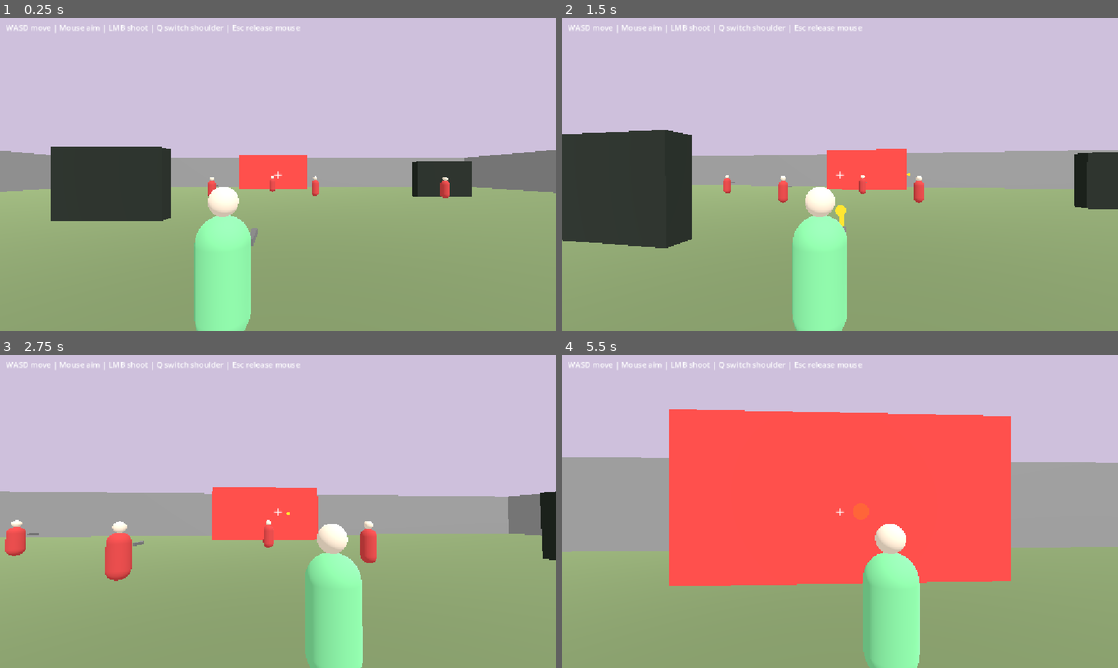
Above: before the commit, frames 1-4 (two rows, left to right).
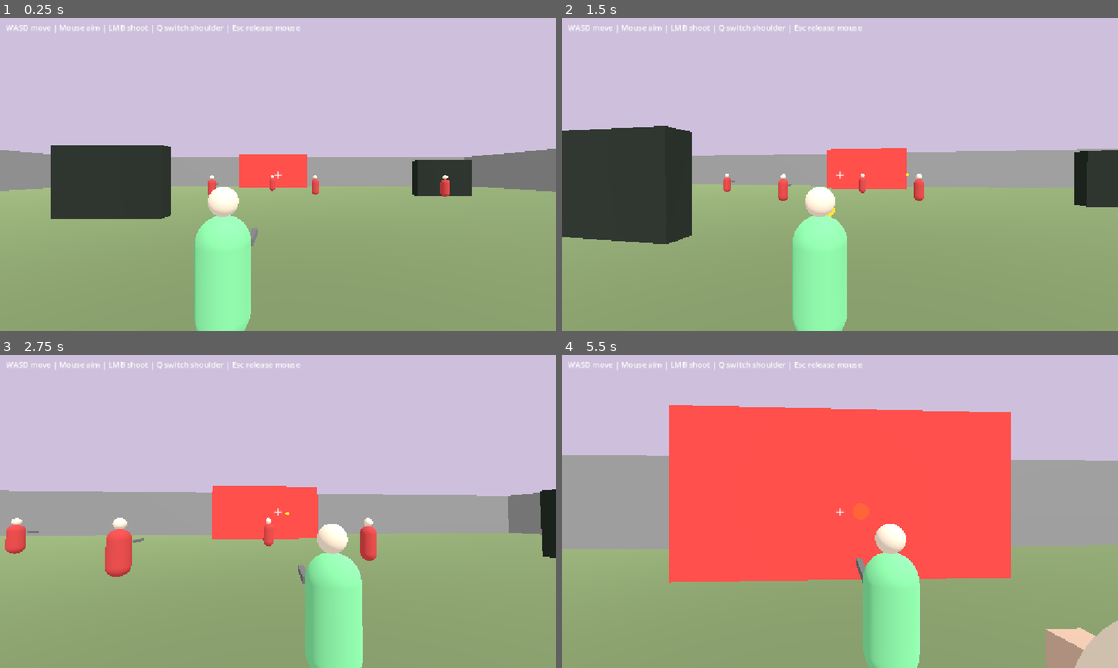
Above: after the commit, the same moments.

Repository: kyoumaru/game5-3d-shooter
Game: Godot game, scene res://main.tscn
Same seed, same stepped clock (60 frames per second), same inputs: the game is played once before the commit and once after it.
Inputs (mouse positions are in pixels of both pictures, inside the frame that each line leads up to):
- Up to frame 1 (0.25 s): no input
- Up to frame 2 (1.5 s): tap Enter at 0.5 s; move the mouse to (867, 174) at 0.52 s; hold W from 0.53 s (still down); tap Q at 0.6, 1.35 s; click (867, 174) at 0.67 s; move the mouse to (812, 174) at 1.27 s; click (812, 174) at 1.42 s
- Up to frame 3 (2.75 s): keep holding W; move the mouse to (289, 505) at 2.02 s; tap Q at 2.1 s; click (289, 505) at 2.17 s
- Up to frame 4 (5.5 s): keep holding W; move the mouse to (834, 517) at 2.77 s; tap Q every 0.75 s from 2.85 to 5.1 s; click (834, 517) at 2.92 s; move the mouse to (878, 514) at 3.52 s; click (878, 514) at 3.67 s; move the mouse to (795, 508) at 4.27 s; click (795, 508) at 4.42 s; move the mouse to (845, 511) at 5.02 s; click (845, 511) at 5.17 s

The runs differ from the first frame. In frame 1, 0.8% of the frame differs, in the area x 0-100%, y 40-65%; in frame 2, 1.2%; in frame 3, 1.1%; in frame 4, 3.5%, in the area x 0-100%, y 16-100%.

Commit message:
fixed bullets sometimes passing through obstruction; prevented falling through floor; fixed camera going below floor

Diff:
--- a/main.tscn
+++ b/main.tscn
@@ -62,7 +62,6 @@
 mesh = SubResource("BoxMesh_khk4l")
 
 [node name="CollisionShape3D" type="CollisionShape3D" parent="LevelGeometry/Floor" unique_id=383598832]
-transform = Transform3D(1, 0, 0, 0, 1, 0, 0, 0, 1, 1.6051123, 0.13215894, 1.1920929e-07)
 shape = SubResource("BoxShape3D_khk4l")
 
 [node name="WallSouth" type="StaticBody3D" parent="LevelGeometry" unique_id=1880185799]
--- a/player.gd
+++ b/player.gd
@@ -11,6 +11,9 @@
 const WORLD_MASK := 1
 const ENEMY_MASK := 2
 const SHOULDER_X := 0.8
+const MIN_PITCH := deg_to_rad(-60.0)
+# Keep the fixed camera arc above the floor, including its near clipping plane.
+const MAX_PITCH := deg_to_rad(45.0)
 
 var pitch := 0.0
 var shoulder_side := 1.0
@@ -22,6 +25,7 @@
 # Visual nodes linked from Player.tscn
 @onready var head: Node3D = $Head
 @onready var weapon: Node3D = $Gun
+@onready var weapon_shoulder_x := absf(weapon.position.x)
 @onready var muzzle: Marker3D = $Gun/Muzzle
 @onready var pivot: Node3D = $Camera
 @onready var cam: Camera3D = $Camera/Camera3D
@@ -40,7 +44,7 @@
 func _unhandled_input(event: InputEvent) -> void:
 	if event is InputEventMouseMotion and Input.mouse_mode == Input.MOUSE_MODE_CAPTURED:
 		rotate_y(-event.relative.x * MOUSE_SENS)
-		pitch = clampf(pitch - event.relative.y * MOUSE_SENS, deg_to_rad(-60), deg_to_rad(60))
+		pitch = clampf(pitch - event.relative.y * MOUSE_SENS, MIN_PITCH, MAX_PITCH)
 		pivot.rotation.x = pitch
 	elif event is InputEventKey and event.pressed and not event.echo:
 		if event.keycode == KEY_ESCAPE:
@@ -53,7 +57,9 @@
 func _physics_process(delta: float) -> void:
 	_move(delta)
 
-	cam.position.x = lerpf(cam.position.x, SHOULDER_X * shoulder_side, 8.0 * delta)
+	var shoulder_blend := clampf(8.0 * delta, 0.0, 1.0)
+	cam.position.x = lerpf(cam.position.x, SHOULDER_X * shoulder_side, shoulder_blend)
+	weapon.position.x = lerpf(weapon.position.x, weapon_shoulder_x * shoulder_side, shoulder_blend)
 
 	_update_aim()
 
@@ -113,6 +119,16 @@
 	n.look_at(n.global_position + dir, up)
 
 func _fire() -> void:
+	# The muzzle can extend through cover while the player's body stays outside.
+	var barrel_start := global_transform * Vector3(0.0, weapon.position.y, 0.0)
+	var q := PhysicsRayQueryParameters3D.create(
+		barrel_start, muzzle.global_position, WORLD_MASK | ENEMY_MASK, [get_rid()])
+	q.hit_from_inside = true
+	var obstruction := get_world_3d().direct_space_state.intersect_ray(q)
+	if not obstruction.is_empty():
+		_impact(obstruction)
+		return
+
 	var dir := _shot_dir(muzzle.global_position)
 	var node := Node3D.new()
 	get_tree().root.add_child(node) # Spawn in world root so shots don't move with player
@@ -155,13 +171,11 @@
 		var to := from + dir * SHOT_SPEED * delta
 		var q := PhysicsRayQueryParameters3D.create(
 			from, to, WORLD_MASK | ENEMY_MASK, [get_rid()])
+		q.hit_from_inside = true
 		var hit: Dictionary = space.intersect_ray(q)
 
 		if not hit.is_empty():
-			_explode(hit["position"], 0.4)
-			var c: Node = hit["collider"]
-			if c.has_meta("hp"):
-				_damage_enemy(c as Node3D)
+			_impact(hit)
 			node.queue_free()
 			shots.remove_at(i)
 		elif float(s["life"]) <= 0.0:
@@ -169,6 +183,12 @@
 			shots.remove_at(i)
 		else:
 			node.global_position = to
+
+func _impact(hit: Dictionary) -> void:
+	_explode(hit["position"], 0.4)
+	var collider: Node = hit["collider"]
+	if collider.has_meta("hp"):
+		_damage_enemy(collider as Node3D)
 
 func _damage_enemy(e: Node3D) -> void:
 	var hp: int = int(e.get_meta("hp")) - 1
